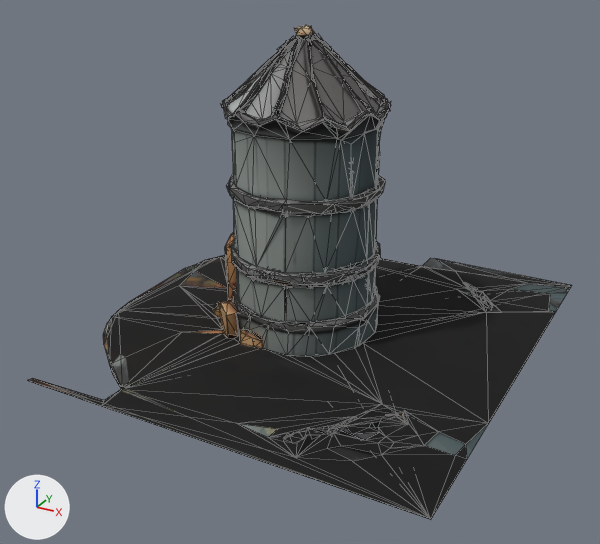
One commit to the FBX model Assets/Generated/feed_silo.fbx: the scene before it, then after it.
Camera for both pictures: a 50 mm lens placed at (2.34, -4.52, 2.64), pointed at (-0.01, -0.25, 0.51). Every picture has the same lights, and +X, +Y and +Z are marked at lower left. The older version comes first. Mesh edges are drawn as thin lines. Vertices at exactly the same position are counted once.

The first picture shows 'feed_silo'.
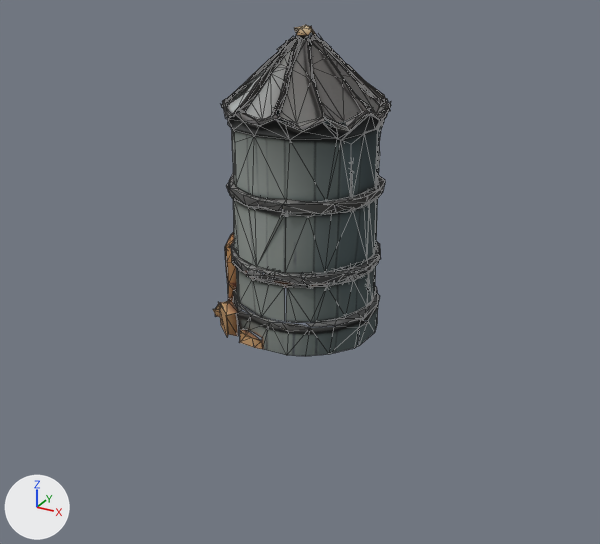
The change, as a list of edits to the scene's bpy script:
```text
Change me_mesh_0_298:
    used by ob_feed_silo; location = (0.0, 0.0, 0.0)
    remove me_mesh_0_298.from_pydata(...)  # 1952 vertices, 1600 faces; spans x -1.38..1.38, y -1.5..1.5, z -0.01..2.0
    add me_mesh_0_298.from_pydata(...)  # 1603 vertices, 1311 faces; spans x -0.71..0.42, y -0.52..0.53, z 0.02..2.0
    me_mesh_0_298 part 1: 15 loose pieces with 289 vertices, spanning x -1.38..1.38, y -1.5..1.5, z -0.01..0.07, are deleted
    other edits to the shape of me_mesh_0_298 do not show in these pictures
```

Pixel boxes (x1, y1, x2, y2) of what changed, in the pictures (600 x 544 px):
'feed_silo', reshaped (67% narrower, 33% shorter)
    before: (28, 25, 572, 520)
    after: (213, 25, 391, 356)
part 1 of me_mesh_0_298, deleted
    before: (28, 255, 572, 520)
